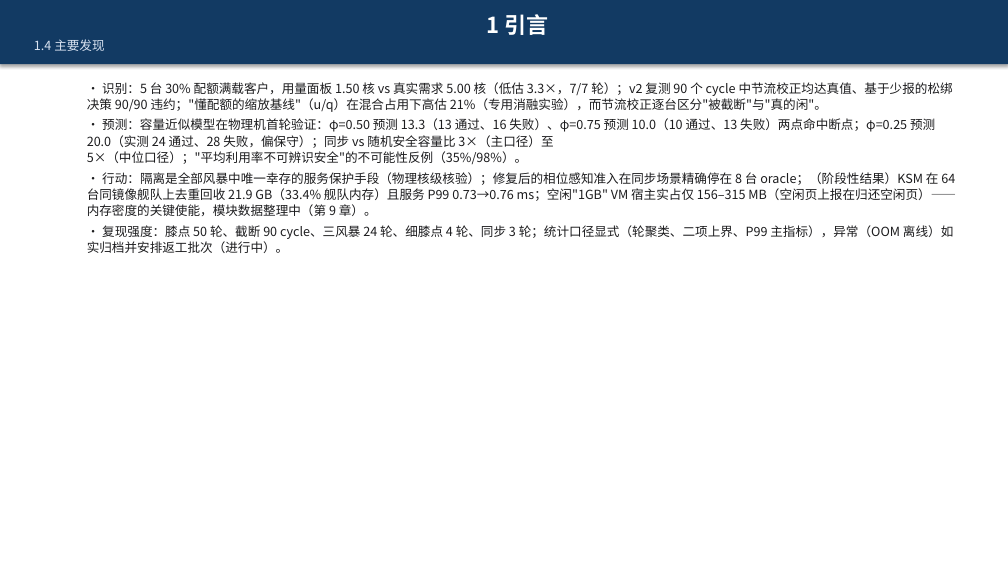
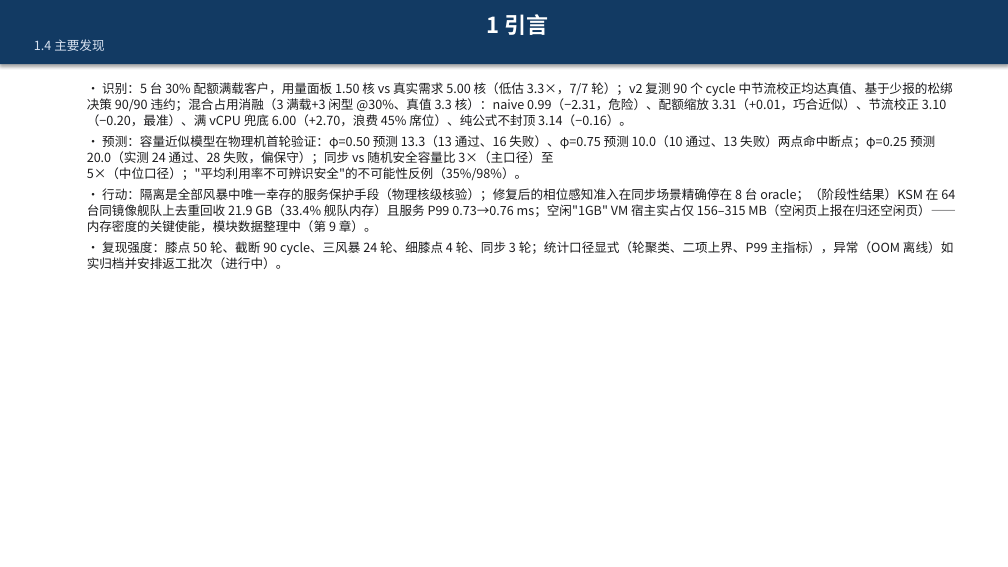
Before and after one commit to 3257085208/Paper, a slide deck: slide 7 of paper.pptx. Drawn at 1008x567 pixels with LibreOffice and Linux fonts; fonts in the diff are those of the drawing. Boxes give left, top, right and bottom in pixels: in the first picture for what was removed or moved away, otherwise in the second. Text is boxed around its words. In the diff, an @@ line names an element or a change of style, - is before the commit and + after.

```diff
--- a/paper.pptx
+++ b/paper.pptx
@@ text at [87,82,953,126]: text changed @@
-  • 识别：5 台 30% 配额满载客户，用量面板 1.50 核 vs 真实需求 5.00 核（低估 3.3×，7/7 轮）；v2 复测 90 个 cycle 中节流校正均达真值、基于少报的松绑决策 90/90 违约；"懂配额的缩放基线"（u/q）在混合占用下高估 21%（专用消融实验），而节流校正逐台区分"被截断"与"真的闲"。
+  • 识别：5 台 30% 配额满载客户，用量面板 1.50 核 vs 真实需求 5.00 核（低估 3.3×，7/7 轮）；v2 复测 90 个 cycle 中节流校正均达真值、基于少报的松绑决策 90/90 违约；混合占用消融（3 满载+3 闲型 @30%、真值 3.3 核）：naive 0.99（−2.31，危险）、配额缩放 3.31（+0.01，巧合近似）、节流校正 3.10（−0.20，最准）、满 vCPU 兜底 6.00（+2.70，浪费 45% 席位）、纯公式不封顶 3.14（−0.16）。
```
Also in this commit, not shown: 3 other slides changed, 1 slide added.
